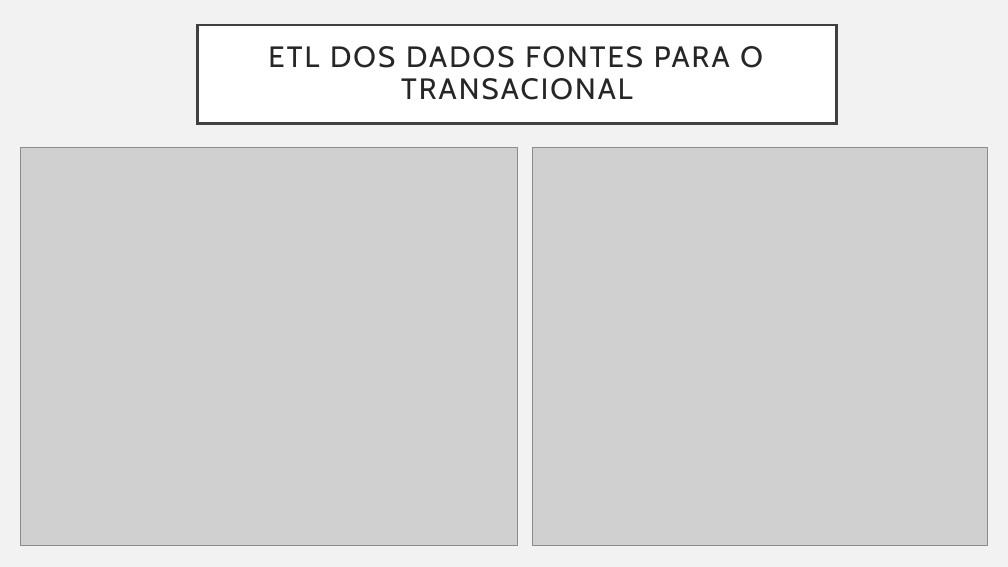
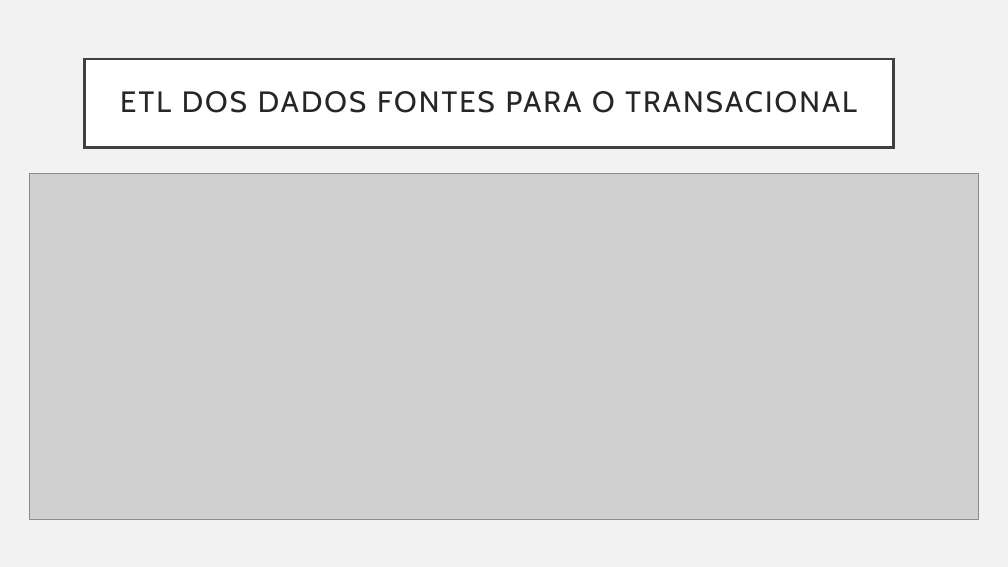
Before and after one commit to martins9/repositoriomonografia, a slide deck: slide 9 of Apresentação_Monografia.pptx (slide 12 before the commit). Drawn at 1008x567 pixels with LibreOffice and Linux fonts; fonts in the diff are those of the drawing; grey boxes stand for pictures. Boxes give left, top, right and bottom in pixels: in the first picture for what was removed or moved away, otherwise in the second. Text is boxed around its words. In the diff, an @@ line names an element or a change of style, - is before the commit and + after.

```diff
--- a/Apresentação_Monografia.pptx
+++ b/Apresentação_Monografia.pptx
@@ title "ETL DOS DADOS FONTES PARA ...": place and size @@
-title "ETL DOS DADOS FONTES PARA ..." at [197, 25, 836, 123]
+title "ETL DOS DADOS FONTES PARA ..." at [85, 59, 894, 147]
@@ picture removed at [21, 147, 518, 546] @@
@@ picture removed at [532, 147, 988, 546] @@
@@ picture added at [29, 173, 979, 520] @@
```
Also in this commit, not shown: 10 other slides changed, 1 slide added, 5 slides removed, 1 other file.
